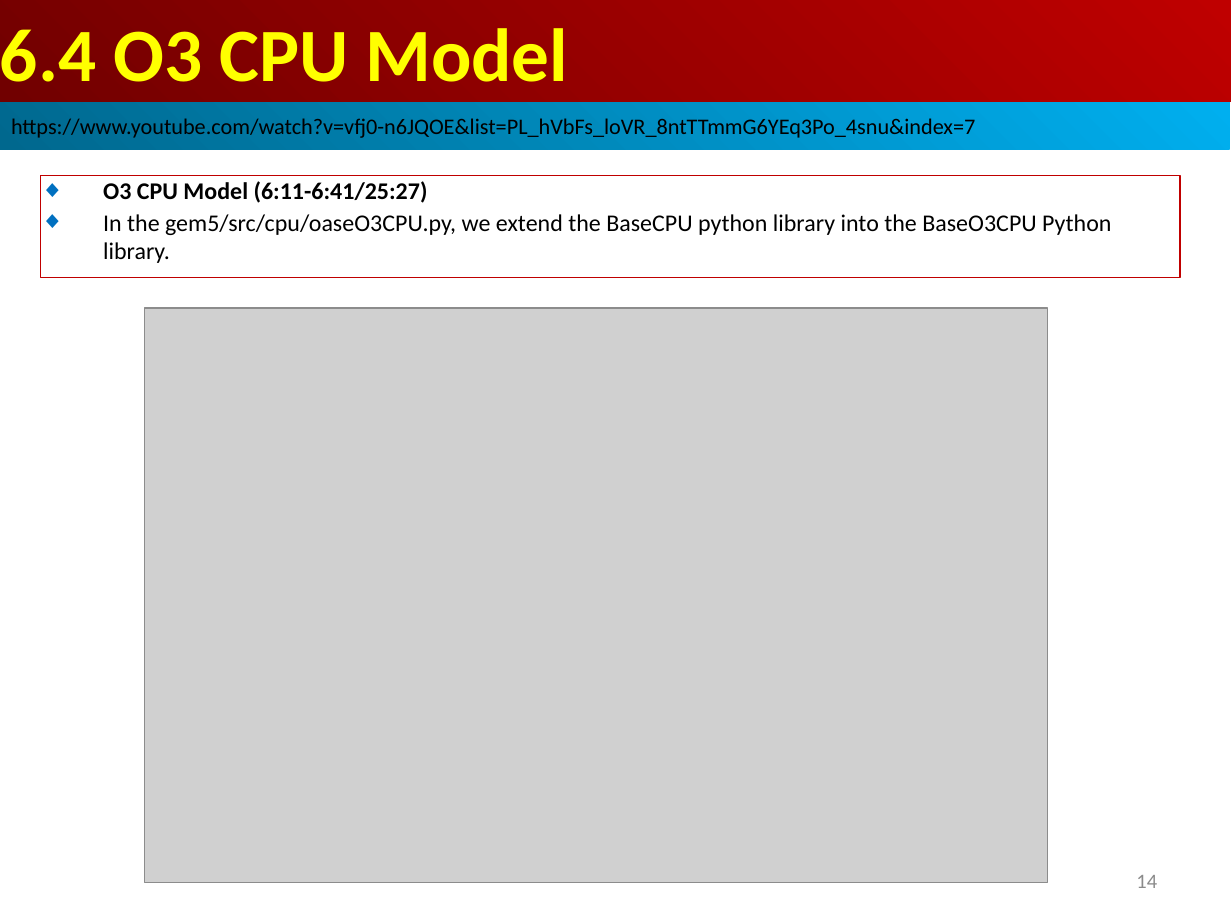
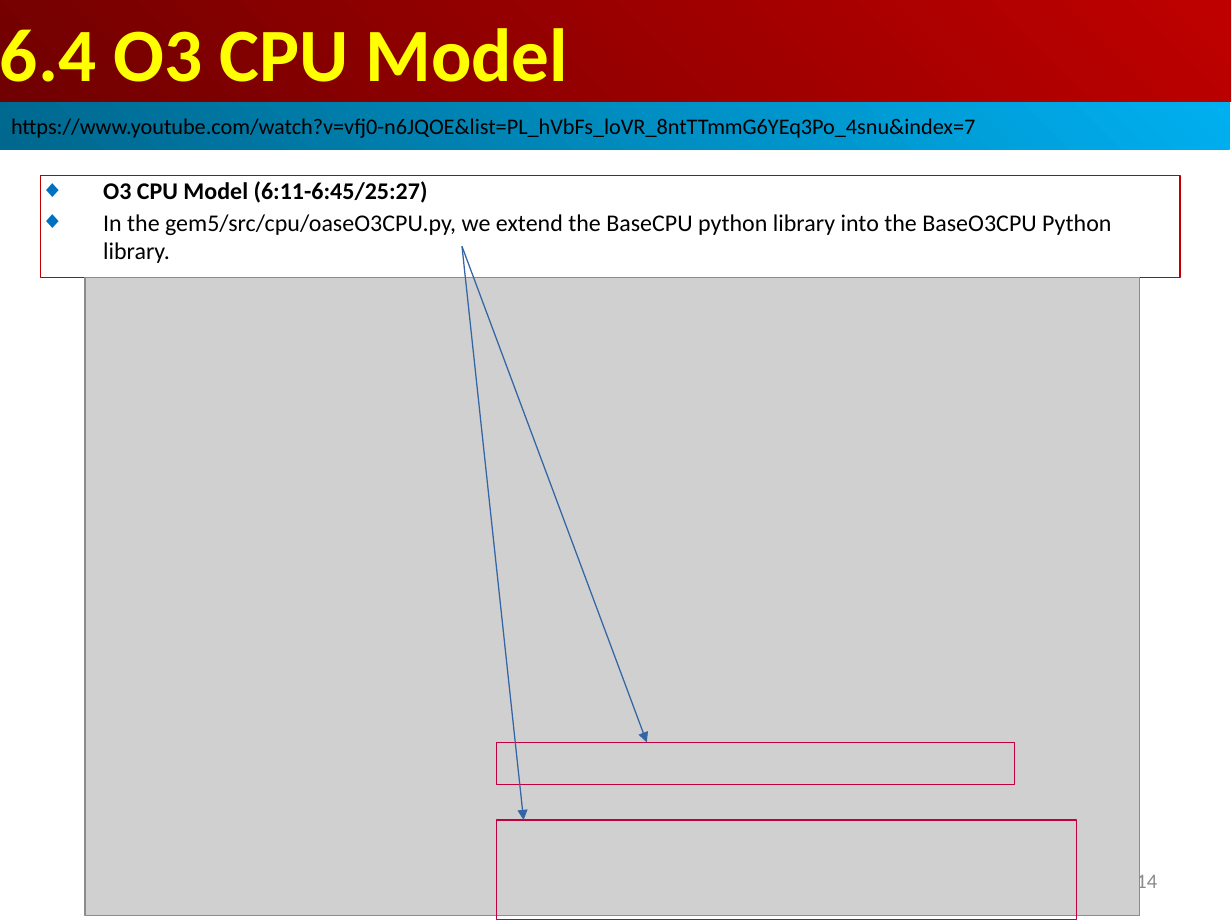
Before and after one commit to peterhchen/AIU_CS850_Gem5_McPAT, a slide deck: slide 14 of 050_Gem5/007.CPUModel/000_Video/007.CPUModel.ppt. Drawn at 1232x924 pixels with LibreOffice and Linux fonts; fonts in the diff are those of the drawing; grey boxes stand for pictures. Boxes give left, top, right and bottom in pixels: in the first picture for what was removed or moved away, otherwise in the second. Text is boxed around its words. In the diff, an @@ line names an element or a change of style, - is before the commit and + after.

```diff
--- a/050_Gem5/007.CPUModel/000_Video/007.CPUModel.ppt
+++ b/050_Gem5/007.CPUModel/000_Video/007.CPUModel.ppt
@@ text in rectangle at [103,181,428,203]: text changed @@
-◆ O3 CPU Model (6:11-6:41/25:27)
+◆ O3 CPU Model (6:11-6:45/25:27)
@@ arrow added from (462, 246) to (647, 743), #3465A4 0.74 pt @@
@@ arrow added from (462, 246) to (524, 821), #3465A4 0.74 pt @@
@@ picture: place and size @@
-picture at [145,308,1047,883]
+picture at [85,277,1140,915]
@@ rectangle added at [496,743,1015,785], outline #BF0041 0.74 pt @@
@@ rectangle added at [496,821,1077,920], outline #BF0041 0.74 pt @@
```
Also in this commit, not shown: 1 other slide changed, 7 slides added.
